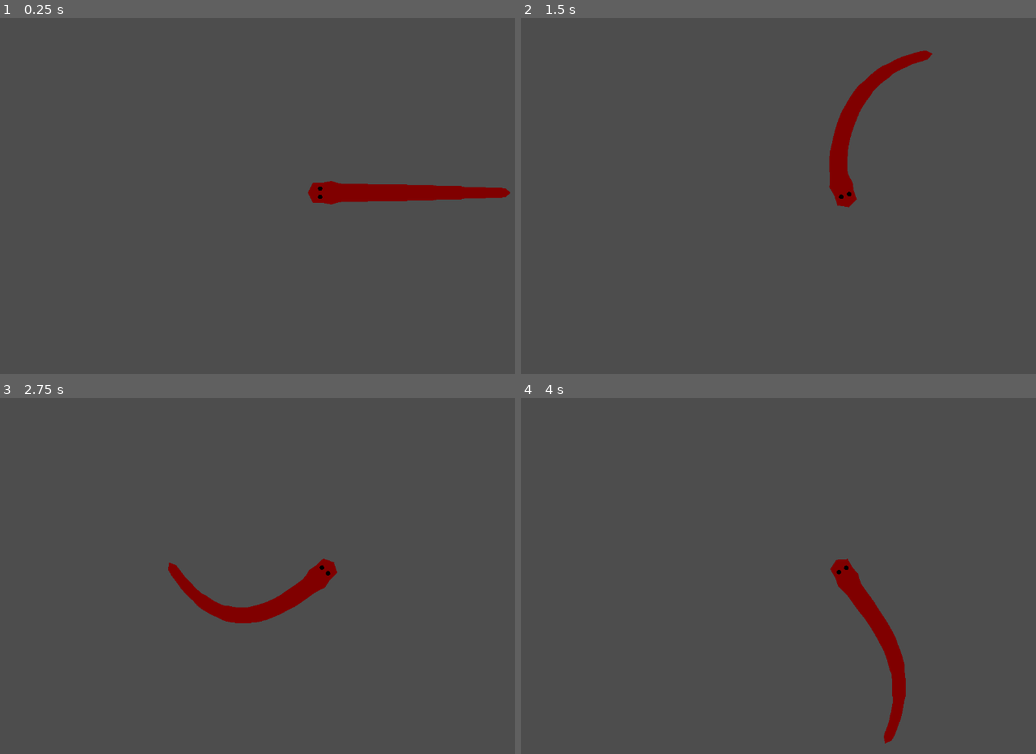
Above: before the commit, frames 1-4 (two rows, left to right).
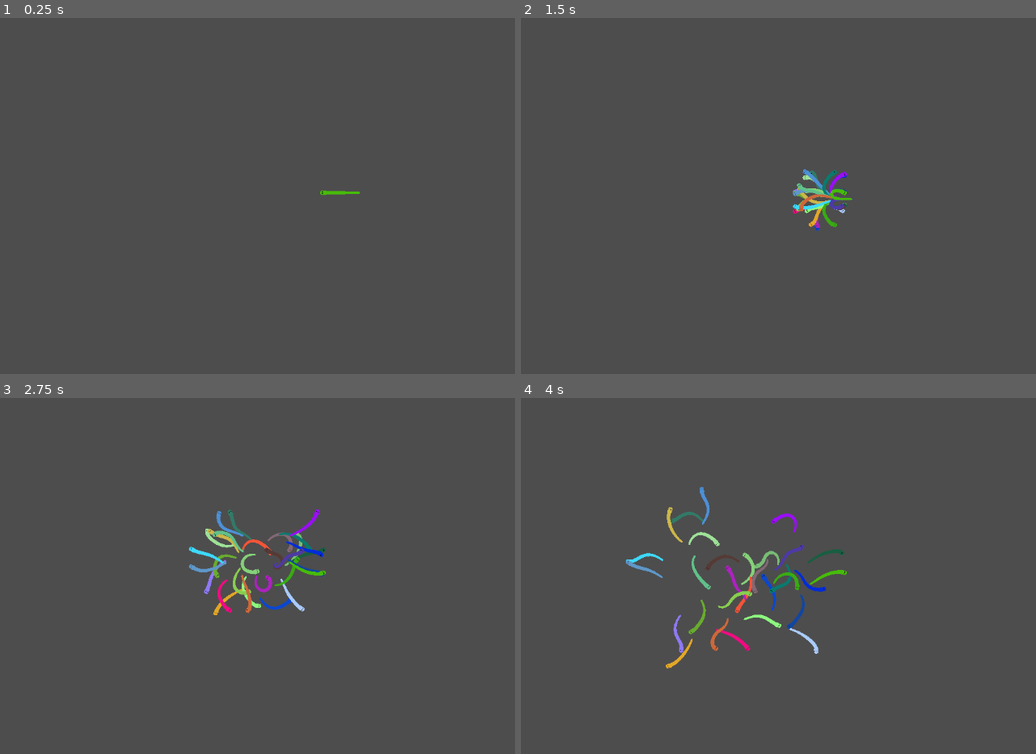
Above: after the commit, the same moments.

Repository: SeldonHh/procedural-animations
Game: Godot game, scene res://Game/scenes/main_scene/node.tscn
The game is run twice, just before and just after one commit, with the same random seed, the same clock (stepped at 60 frames per second) and the same inputs.
Inputs:
- Up to frame 1 (0.25 s): no input
- Up to frame 2 (1.5 s): no input
- Up to frame 3 (2.75 s): no input
- Up to frame 4 (4 s): no input

The runs differ from the first frame. In frame 1, 1.7% of the frame differs, in the area x 59-100%, y 45-53%; in frame 2, 2.4%; in frame 3, 3.3%; in frame 4, 3.7%, in the area x 20-75%, y 24-98%.

Commit message:
Some stuff
too bored to explain

Diff:
--- a/procedural_animation/Game/scenes/creature/creature.gd
+++ b/procedural_animation/Game/scenes/creature/creature.gd
@@ -5,23 +5,32 @@
 var head : Structure_Point = null
 var structure_points : Array[Structure_Point] = []
 var points : Array[Vector2]
-@export var body_color : Color = Color.WEB_MAROON
+@export var body_color : Color = Color(randf_range(0,1),randf_range(0,1),randf_range(0,1))
 @export var outline_color : Color = Color.WHITE
 @export var show_outline : bool = false
+var draw_filling : bool = false
+@export var spawn_lenght : float = 500.0
+@export var main_creature : bool = false
 
 func _draw() -> void:
 	#FILLING
-	draw_polygon(points,[body_color])
+	if draw_filling:
+		draw_polygon(points,[body_color])
+	else:
+		draw_filling = true
 	#DETAILS
-	draw_circle(head.to_global(head.left/2.4),4,Color.BLACK)
-	draw_circle(head.to_global(head.right/2.4),4,Color.BLACK)
+	draw_circle(head.to_global(head.left/2.4),3,Color.BLACK)
+	draw_circle(head.to_global(head.right/2.4),3,Color.BLACK)
+
 
 func _ready() -> void:
+	if !main_creature:
+		$Camera2D.enabled = false
 	$Line2D.default_color = outline_color
 	$Line2D.visible = show_outline
 	for i in len(body_sizes):
 		var new_point = structure_point_scene.instantiate()
-		new_point.position.x = i * 500/len(body_sizes)
+		new_point.position.x = i * spawn_lenght/float(len(body_sizes))
 		new_point.radius = body_sizes[i]
 		new_point.parent = self
 		if i == 0:
@@ -38,7 +47,8 @@
 	$Line2D.points = points
 	points.clear()
 	points.append(head.to_global(head.right - head.parametric))
-	points.append(head.to_global(-head.parametric * 1.5))
+	points.append(head.to_global(-head.parametric * 1.4 + head.right * 0.2))
+	points.append(head.to_global(-head.parametric * 1.4 + head.left * 0.2))
 	points.append(head.to_global(head.left - head.parametric))
 	for structure in structure_points:
 		points.append(structure.to_global(structure.left))
--- a/procedural_animation/Game/scenes/creature/creature.tscn
+++ b/procedural_animation/Game/scenes/creature/creature.tscn
@@ -6,6 +6,7 @@
 script = ExtResource("1_f7fuc")
 
 [node name="Camera2D" type="Camera2D" parent="."]
+zoom = Vector2(0.2, 0.2)
 
 [node name="Line2D" type="Line2D" parent="."]
 closed = true
--- a/procedural_animation/Game/scenes/main_scene/node.tscn
+++ b/procedural_animation/Game/scenes/main_scene/node.tscn
@@ -5,3 +5,62 @@
 [node name="Node" type="Node"]
 
 [node name="Creature" parent="." instance=ExtResource("1_y5857")]
+
+[node name="Creature2" parent="." instance=ExtResource("1_y5857")]
+
+[node name="Creature3" parent="." instance=ExtResource("1_y5857")]
+
+[node name="Creature4" parent="." instance=ExtResource("1_y5857")]
+
+[node name="Creature5" parent="." instance=ExtResource("1_y5857")]
+
+[node name="Creature6" parent="." instance=ExtResource("1_y5857")]
+
+[node name="Creature7" parent="." instance=ExtResource("1_y5857")]
+
+[node name="Creature9" parent="." instance=ExtResource("1_y5857")]
+
+[node name="Creature10" parent="." instance=ExtResource("1_y5857")]
+
+[node name="Creature11" parent="." instance=ExtResource("1_y5857")]
+
+[node name="Creature12" parent="." instance=ExtResource("1_y5857")]
+
+[node name="Creature13" parent="." instance=ExtResource("1_y5857")]
+
+[node name="Creature14" parent="." instance=ExtResource("1_y5857")]
+
+[node name="Creature15" parent="." instance=ExtResource("1_y5857")]
+
+[node name="Creature16" parent="." instance=ExtResource("1_y5857")]
+
+[node name="Creature17" parent="." instance=ExtResource("1_y5857")]
+
+[node name="Creature18" parent="." instance=ExtResource("1_y5857")]
+
+[node name="Creature19" parent="." instance=ExtResource("1_y5857")]
+
+[node name="Creature20" parent="." instance=ExtResource("1_y5857")]
+
+[node name="Creature21" parent="." instance=ExtResource("1_y5857")]
+
+[node name="Creature22" parent="." instance=ExtResource("1_y5857")]
+
+[node name="Creature23" parent="." instance=ExtResource("1_y5857")]
+
+[node name="Creature24" parent="." instance=ExtResource("1_y5857")]
+
+[node name="Creature25" parent="." instance=ExtResource("1_y5857")]
+
+[node name="Creature26" parent="." instance=ExtResource("1_y5857")]
+
+[node name="Creature27" parent="." instance=ExtResource("1_y5857")]
+
+[node name="Creature28" parent="." instance=ExtResource("1_y5857")]
+
+[node name="Creature29" parent="." instance=ExtResource("1_y5857")]
+
+[node name="Creature30" parent="." instance=ExtResource("1_y5857")]
+
+[node name="Creature8" parent="." instance=ExtResource("1_y5857")]
+main_creature = true
